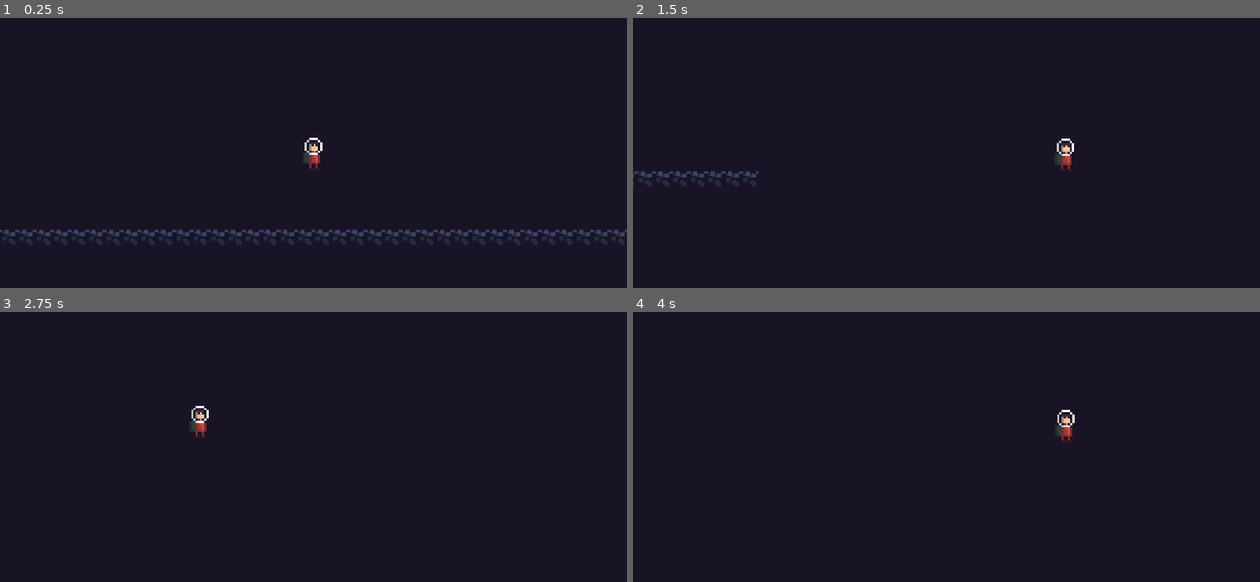
Above: before the commit, frames 1-4 (two rows, left to right).
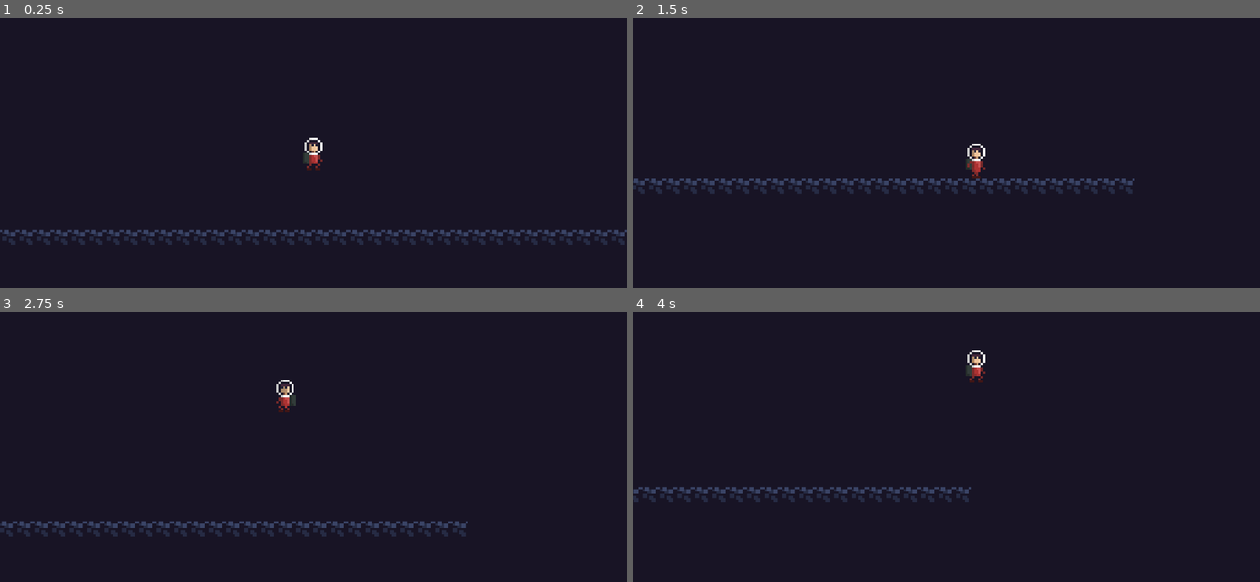
Above: after the commit, the same moments.

Repository: wiktorszczepanik/stellar-explorer
Game: Godot game, scene res://scenes/main.tscn
Two runs of this game, one before a commit and one after it. Both use one fixed random seed, a clock stepped at 60 frames per second and the inputs below.
Inputs:
- Up to frame 1 (0.25 s): no input
- Up to frame 2 (1.5 s): tap Enter (ui_accept) at 0.5, 0.6 s; hold Right (ui_right) from 0.53 s (still down); tap W (jump, bound only after the commit) at 0.77, 0.8, 1.07, 1.35 s
- Up to frame 3 (2.75 s): tap W (jump, bound only after the commit) at 1.52, 1.82, 2.3 s; tap Enter (ui_accept) at 1.55, 2.1 s; release Right (ui_right) at 2.03 s; hold Left (ui_left) from 2.03 s (still down)
- Up to frame 4 (4 s): release Left (ui_left) at 2.78 s; hold Right (ui_right) from 2.78 s (still down); tap Enter (ui_accept) at 2.85 s; tap W (jump, bound only after the commit) at 3.02, 3.32, 3.6, 3.77 s

The runs differ from the first frame. In frame 1, less than 0.1% of the frame differs, in the area x 48-52%, y 52-57%; in frame 2, 2.7%, in the area x 0-80%, y 44-65%; in frame 3, 2.2%; in frame 4, 1.7%.

Commit message:
Astronaut update

Diff:
--- a/project.godot
+++ b/project.godot
@@ -20,6 +20,32 @@
 window/size/viewport_width=2304
 window/size/viewport_height=1296
 
+[input]
+
+move_right={
+"deadzone": 0.2,
+"events": [Object(InputEventKey,"resource_local_to_scene":false,"resource_name":"","device":-1,"window_id":0,"alt_pressed":false,"shift_pressed":false,"ctrl_pressed":false,"meta_pressed":false,"pressed":false,"keycode":0,"physical_keycode":68,"key_label":0,"unicode":100,"location":0,"echo":false,"script":null)
+, Object(InputEventKey,"resource_local_to_scene":false,"resource_name":"","device":-1,"window_id":0,"alt_pressed":false,"shift_pressed":false,"ctrl_pressed":false,"meta_pressed":false,"pressed":false,"keycode":0,"physical_keycode":4194321,"key_label":0,"unicode":0,"location":0,"echo":false,"script":null)
+]
+}
+move_left={
+"deadzone": 0.2,
+"events": [Object(InputEventKey,"resource_local_to_scene":false,"resource_name":"","device":-1,"window_id":0,"alt_pressed":false,"shift_pressed":false,"ctrl_pressed":false,"meta_pressed":false,"pressed":false,"keycode":0,"physical_keycode":65,"key_label":0,"unicode":97,"location":0,"echo":false,"script":null)
+, Object(InputEventKey,"resource_local_to_scene":false,"resource_name":"","device":-1,"window_id":0,"alt_pressed":false,"shift_pressed":false,"ctrl_pressed":false,"meta_pressed":false,"pressed":false,"keycode":0,"physical_keycode":4194319,"key_label":0,"unicode":0,"location":0,"echo":false,"script":null)
+]
+}
+fly={
+"deadzone": 0.2,
+"events": [Object(InputEventKey,"resource_local_to_scene":false,"resource_name":"","device":-1,"window_id":0,"alt_pressed":false,"shift_pressed":false,"ctrl_pressed":false,"meta_pressed":false,"pressed":false,"keycode":0,"physical_keycode":32,"key_label":0,"unicode":32,"location":0,"echo":false,"script":null)
+]
+}
+jump={
+"deadzone": 0.2,
+"events": [Object(InputEventKey,"resource_local_to_scene":false,"resource_name":"","device":-1,"window_id":0,"alt_pressed":false,"shift_pressed":false,"ctrl_pressed":false,"meta_pressed":false,"pressed":false,"keycode":0,"physical_keycode":87,"key_label":0,"unicode":119,"location":0,"echo":false,"script":null)
+, Object(InputEventKey,"resource_local_to_scene":false,"resource_name":"","device":-1,"window_id":0,"alt_pressed":false,"shift_pressed":false,"ctrl_pressed":false,"meta_pressed":false,"pressed":false,"keycode":0,"physical_keycode":4194320,"key_label":0,"unicode":0,"location":0,"echo":false,"script":null)
+]
+}
+
 [rendering]
 
 textures/canvas_textures/default_texture_filter=0
--- a/scenes/astronaut.tscn
+++ b/scenes/astronaut.tscn
@@ -19,6 +19,62 @@
 atlas = ExtResource("2_dmfei")
 region = Rect2(16, 0, 16, 16)
 
+[sub_resource type="AtlasTexture" id="AtlasTexture_sxbj7"]
+atlas = ExtResource("2_dmfei")
+region = Rect2(80, 80, 16, 16)
+
+[sub_resource type="AtlasTexture" id="AtlasTexture_i7334"]
+atlas = ExtResource("2_dmfei")
+region = Rect2(80, 64, 16, 16)
+
+[sub_resource type="AtlasTexture" id="AtlasTexture_dmfei"]
+atlas = ExtResource("2_dmfei")
+region = Rect2(0, 32, 16, 16)
+
+[sub_resource type="AtlasTexture" id="AtlasTexture_75ag2"]
+atlas = ExtResource("2_dmfei")
+region = Rect2(16, 32, 16, 16)
+
+[sub_resource type="AtlasTexture" id="AtlasTexture_a04db"]
+atlas = ExtResource("2_dmfei")
+region = Rect2(32, 32, 16, 16)
+
+[sub_resource type="AtlasTexture" id="AtlasTexture_un8ls"]
+atlas = ExtResource("2_dmfei")
+region = Rect2(48, 32, 16, 16)
+
+[sub_resource type="AtlasTexture" id="AtlasTexture_wtxhy"]
+atlas = ExtResource("2_dmfei")
+region = Rect2(64, 32, 16, 16)
+
+[sub_resource type="AtlasTexture" id="AtlasTexture_jphm0"]
+atlas = ExtResource("2_dmfei")
+region = Rect2(80, 32, 16, 16)
+
+[sub_resource type="AtlasTexture" id="AtlasTexture_walvu"]
+atlas = ExtResource("2_dmfei")
+region = Rect2(0, 16, 16, 16)
+
+[sub_resource type="AtlasTexture" id="AtlasTexture_xd4g8"]
+atlas = ExtResource("2_dmfei")
+region = Rect2(16, 16, 16, 16)
+
+[sub_resource type="AtlasTexture" id="AtlasTexture_3xd4m"]
+atlas = ExtResource("2_dmfei")
+region = Rect2(32, 16, 16, 16)
+
+[sub_resource type="AtlasTexture" id="AtlasTexture_qfly3"]
+atlas = ExtResource("2_dmfei")
+region = Rect2(48, 16, 16, 16)
+
+[sub_resource type="AtlasTexture" id="AtlasTexture_bthpj"]
+atlas = ExtResource("2_dmfei")
+region = Rect2(64, 16, 16, 16)
+
+[sub_resource type="AtlasTexture" id="AtlasTexture_g1abi"]
+atlas = ExtResource("2_dmfei")
+region = Rect2(80, 16, 16, 16)
+
 [sub_resource type="SpriteFrames" id="SpriteFrames_75ag2"]
 animations = [{
 "frames": [{
@@ -30,7 +86,7 @@
 }],
 "loop": true,
 "name": &"idle_left",
-"speed": 5.0
+"speed": 4.0
 }, {
 "frames": [{
 "duration": 1.0,
@@ -41,7 +97,69 @@
 }],
 "loop": true,
 "name": &"idle_right",
+"speed": 4.0
+}, {
+"frames": [{
+"duration": 1.0,
+"texture": SubResource("AtlasTexture_sxbj7")
+}],
+"loop": true,
+"name": &"jump_left",
 "speed": 5.0
+}, {
+"frames": [{
+"duration": 1.0,
+"texture": SubResource("AtlasTexture_i7334")
+}],
+"loop": true,
+"name": &"jump_right",
+"speed": 5.0
+}, {
+"frames": [{
+"duration": 1.0,
+"texture": SubResource("AtlasTexture_dmfei")
+}, {
+"duration": 1.0,
+"texture": SubResource("AtlasTexture_75ag2")
+}, {
+"duration": 1.0,
+"texture": SubResource("AtlasTexture_a04db")
+}, {
+"duration": 1.0,
+"texture": SubResource("AtlasTexture_un8ls")
+}, {
+"duration": 1.0,
+"texture": SubResource("AtlasTexture_wtxhy")
+}, {
+"duration": 1.0,
+"texture": SubResource("AtlasTexture_jphm0")
+}],
+"loop": true,
+"name": &"run_left",
+"speed": 20.0
+}, {
+"frames": [{
+"duration": 1.0,
+"texture": SubResource("AtlasTexture_walvu")
+}, {
+"duration": 1.0,
+"texture": SubResource("AtlasTexture_xd4g8")
+}, {
+"duration": 1.0,
+"texture": SubResource("AtlasTexture_3xd4m")
+}, {
+"duration": 1.0,
+"texture": SubResource("AtlasTexture_qfly3")
+}, {
+"duration": 1.0,
+"texture": SubResource("AtlasTexture_bthpj")
+}, {
+"duration": 1.0,
+"texture": SubResource("AtlasTexture_g1abi")
+}],
+"loop": true,
+"name": &"run_right",
+"speed": 20.0
 }]
 
 [sub_resource type="RectangleShape2D" id="RectangleShape2D_dmfei"]
@@ -51,10 +169,12 @@
 script = ExtResource("1_dmfei")
 
 [node name="AnimatedSprite2D" type="AnimatedSprite2D" parent="."]
+physics_interpolation_mode = 1
 sprite_frames = SubResource("SpriteFrames_75ag2")
-animation = &"idle_right"
+animation = &"jump_left"
 autoplay = "idle_right"
 
 [node name="CollisionShape2D" type="CollisionShape2D" parent="."]
+visible = false
 position = Vector2(0, 1)
 shape = SubResource("RectangleShape2D_dmfei")
--- a/scripts/astronaut.gd
+++ b/scripts/astronaut.gd
@@ -1,8 +1,24 @@
 extends CharacterBody2D
 
 
-const SPEED = 300.0
-const JUMP_VELOCITY = -400.0
+const SPEED = 75.0
+const JUMP_VELOCITY = -320.0
+
+var last_x_direction = true
+
+@onready var animated_sprite: AnimatedSprite2D = $AnimatedSprite2D
+
+func set_floor_animation(direction) -> void:
+	if direction == true:
+		animated_sprite.play("idle_right")
+	else:
+		animated_sprite.play("idle_left")
+
+func set_above_ground_animation(direction) -> void:
+	if direction == true:
+		animated_sprite.play("jump_right")
+	else:
+		animated_sprite.play("jump_left")
 
 
 func _physics_process(delta: float) -> void:
@@ -11,14 +27,27 @@
 		velocity += get_gravity() * delta
 
 	# Handle jump.
-	if Input.is_action_just_pressed("ui_accept") and is_on_floor():
+	if Input.is_action_just_pressed("jump") and is_on_floor():
 		velocity.y = JUMP_VELOCITY
 
-	# Get the input direction and handle the movement/deceleration.
-	# As good practice, you should replace UI actions with custom gameplay actions.
-	var direction := Input.get_axis("ui_left", "ui_right")
-	if direction:
-		velocity.x = direction * SPEED
+	# Handle floor animation (-1, 0, 1)
+	var current_x_direction := Input.get_axis("move_left", "move_right")
+
+	# Basic animation setup
+	if is_on_floor():
+		if current_x_direction > 0:
+			animated_sprite.play("run_right")
+			last_x_direction = true
+		elif current_x_direction < 0:
+			animated_sprite.play("run_left")
+			last_x_direction = false
+		else:
+			set_floor_animation(last_x_direction)
+	else:
+		set_above_ground_animation(last_x_direction)
+
+	if current_x_direction:
+		velocity.x = current_x_direction * SPEED
 	else:
 		velocity.x = move_toward(velocity.x, 0, SPEED)
 
Binary file changed: assets/astronaut/astronaut.png
Not shown: 1 places in scenes/astronaut.tscn that only renumber resources
